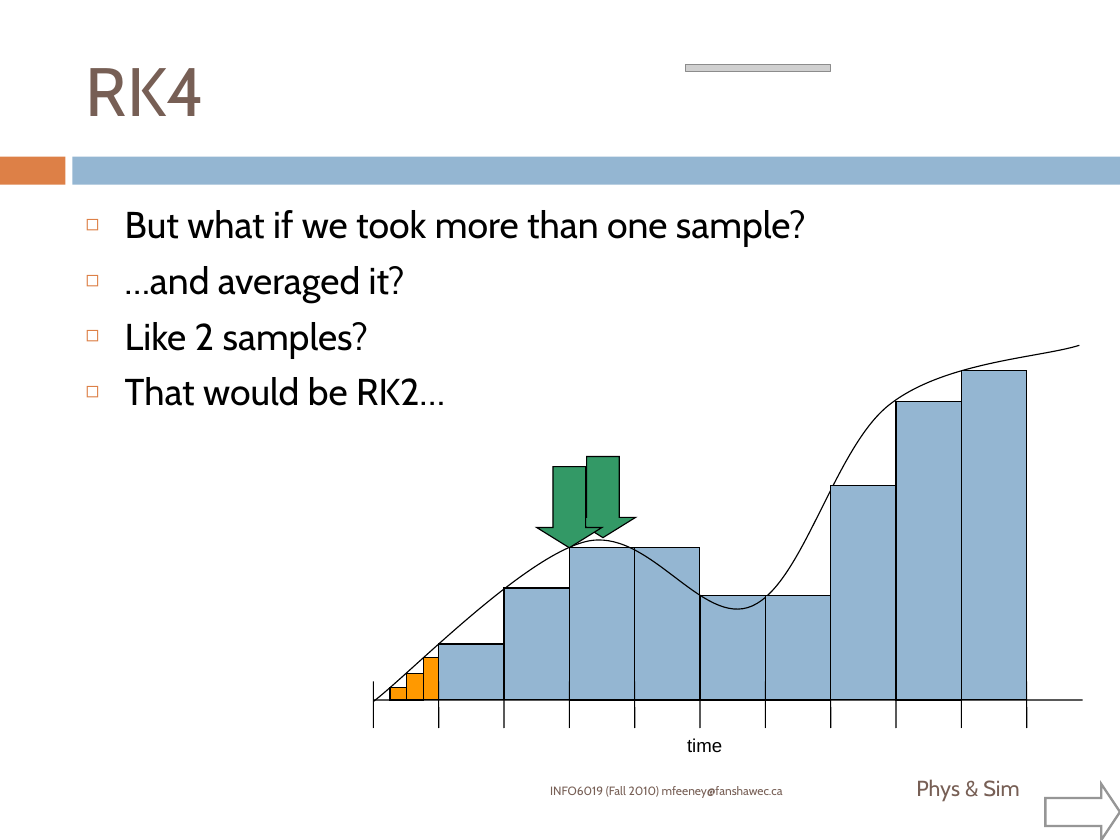
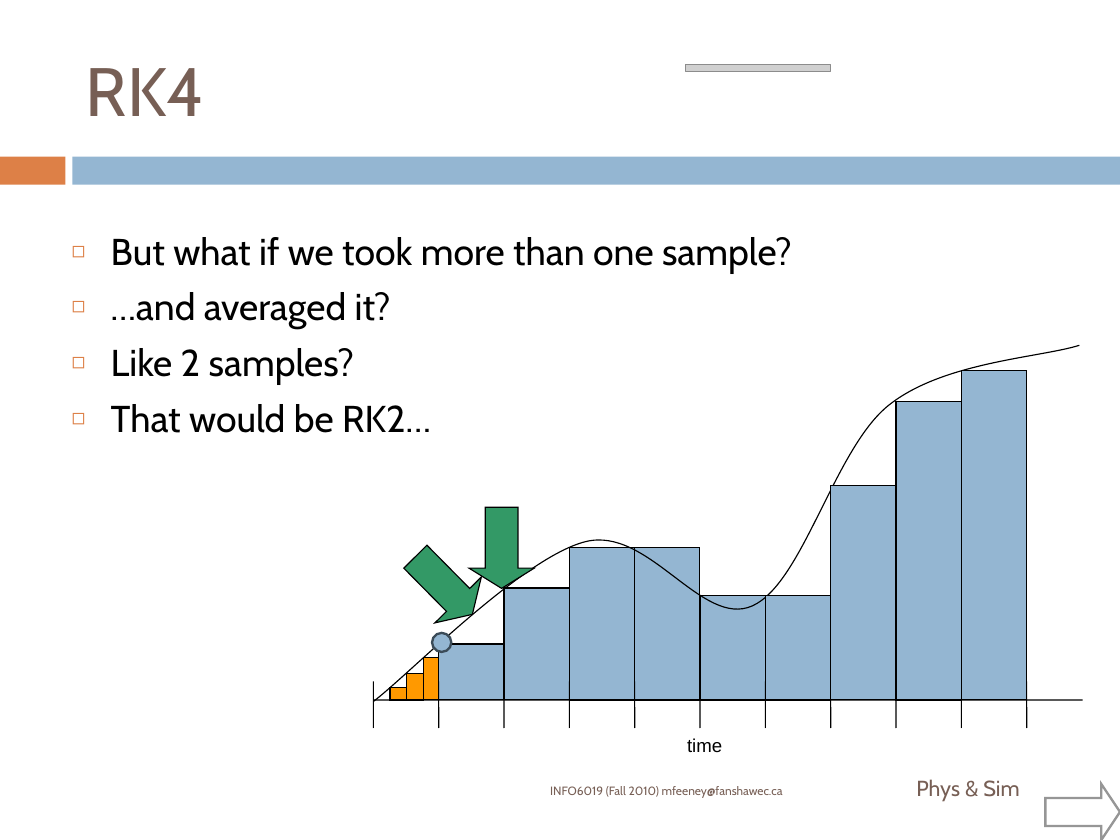
Before and after one commit to FeeneyCodes/GDP202324, a slide deck: slide 8 of 6019_Phys_1/D2D/W12/RK4/INFO_6019_RK4.ppt. Drawn at 1120x840 pixels with LibreOffice and Linux fonts; fonts in the diff are those of the drawing; grey boxes stand for pictures; background and template pictures are left out. Boxes give left, top, right and bottom in pixels: in the first picture for what was removed or moved away, otherwise in the second. Text is boxed around its words. In the diff, an @@ line names an element or a change of style, - is before the commit and + after.

```diff
--- a/6019_Phys_1/D2D/W12/RK4/INFO_6019_RK4.ppt
+++ b/6019_Phys_1/D2D/W12/RK4/INFO_6019_RK4.ppt
@@ text "But what if we took ...": place and size @@
-text "But what if we took ..." at [125, 210, 806, 406]
+text "But what if we took ..." at [111, 237, 792, 433]
@@ down arrow: place and size @@
-down arrow at [536, 467, 601, 548]
+down arrow at [469, 507, 534, 588]
@@ down arrow at [392, 534, 495, 637]: rotation 0 to 315 degrees @@
@@ ellipse added at [432, 633, 451, 652], fill #94B6D2, outline #3B4B58 1.5 pt @@
```
Also in this commit, not shown: 1 other slide changed, 2 slides added, 12 other files.
